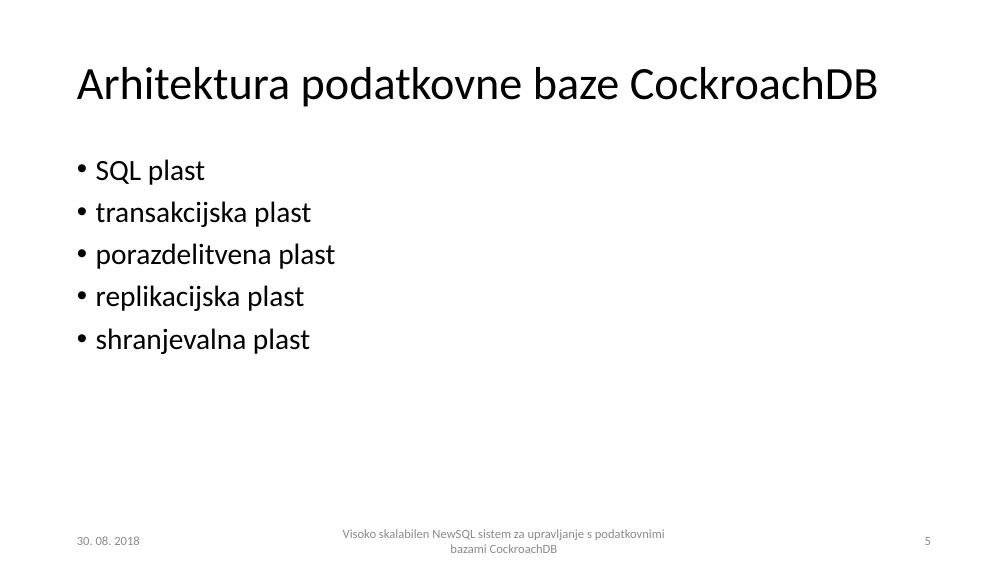
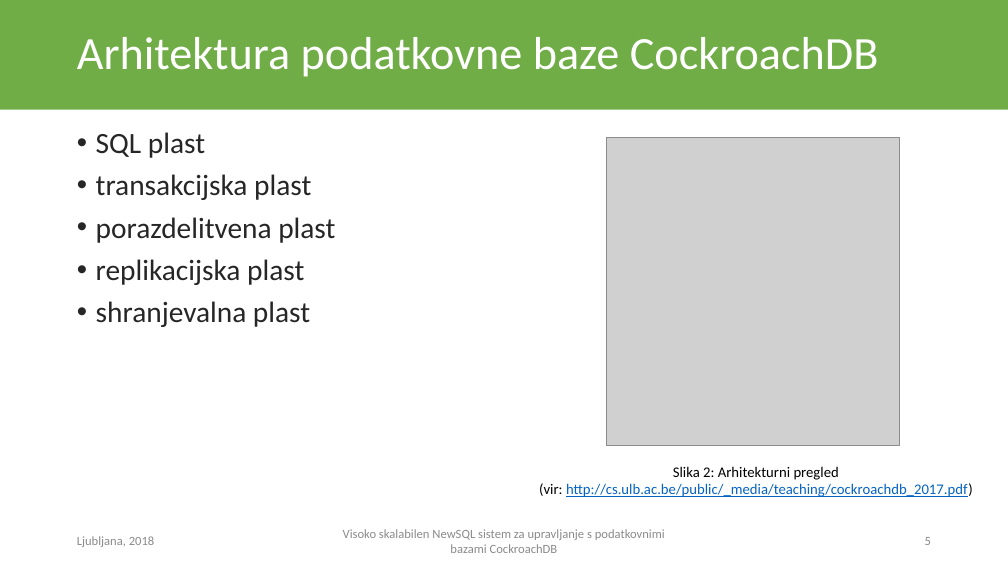
Before and after one commit to arruw/diploma-latex, a slide deck: slide 5 of resources/presentation.pptx. Drawn at 1008x567 pixels with LibreOffice and Linux fonts; fonts in the diff are those of the drawing; grey boxes stand for pictures. Boxes give left, top, right and bottom in pixels: in the first picture for what was removed or moved away, otherwise in the second. Text is boxed around its words. In the diff, an @@ line names an element or a change of style, - is before the commit and + after.

```diff
--- a/resources/presentation.pptx
+++ b/resources/presentation.pptx
@@ rectangle added at (0,0,1008,110), fill #70AD47 @@
@@ title "Arhitektura podatkovne baze CockroachDB": place and size @@
-title "Arhitektura podatkovne baze CockroachDB" at (77,67,879,107)
+title "Arhitektura podatkovne baze CockroachDB" at (77,37,879,77)
@@ title "Arhitektura podatkovne baze CockroachDB" at (77,37,879,77): text colour #000000 to #FFFFFF @@
@@ text "SQL plast": place and size @@
-text "SQL plast" at (96,159,335,354)
+text "SQL plast" at (96,132,335,327)
@@ text "SQL plast" at (96,132,335,327): text colour #000000 to #262626 @@
@@ picture added at (606,138,899,446) @@
@@ text added at (539,466,973,497), 14 pt, text #0563C1, underline @@
+Slika 2: Arhitekturni pregled
+(vir: http://cs.ulb.ac.be/public/_media/teaching/cockroachdb_2017.pdf)
@@ text at (77,536,155,547): text changed @@
-30. 08. 2018
+Ljubljana, 2018
```
Also in this commit, not shown: 11 other slides changed, 3 slides added, 7 other files.
